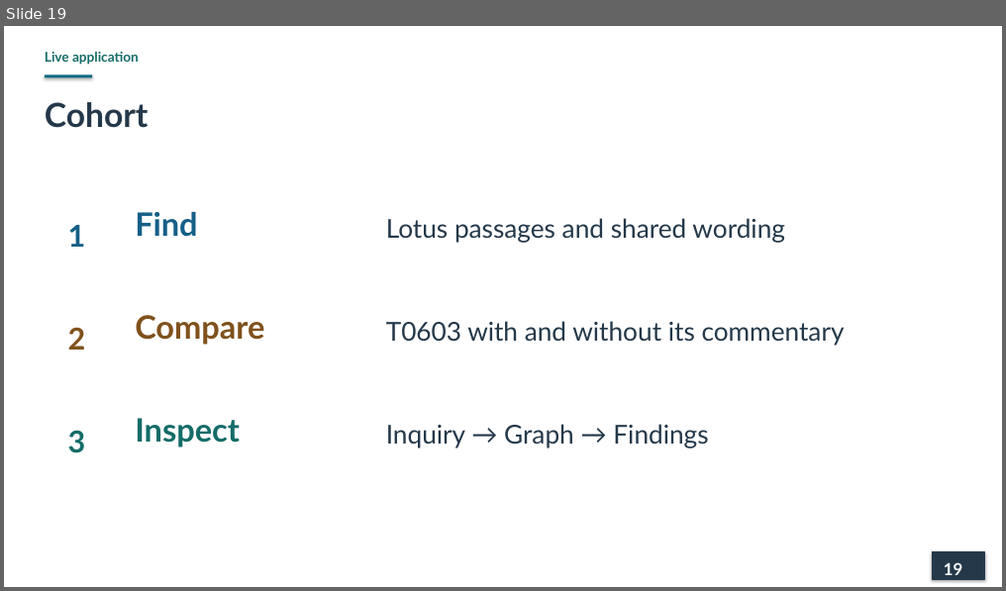
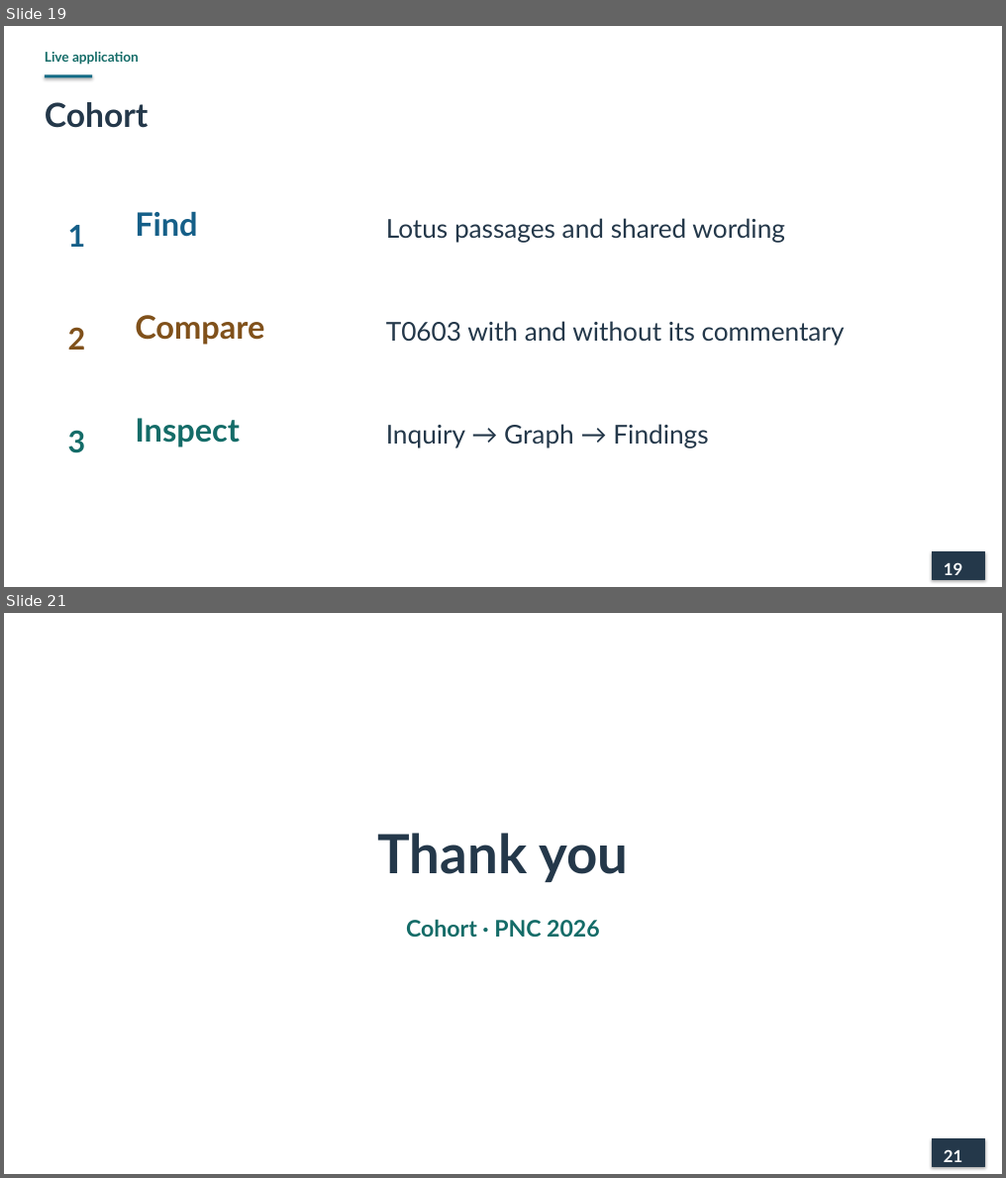
Before and after one commit to lopentu/cohort, a slide deck: docs/presentation/cohort-pnc-2026-main.pptx. Shown one above the other, each under a label of ours: slide 19 before the commit, slides 19 and 21 after it; the slides between them are not shown. The pictures are 1006x591 and 1006x1178 pixels, drawn with LibreOffice and Linux fonts; fonts in the diff are those of the drawing. Boxes give left, top, right and bottom in pixels: in the first picture for what was removed or moved away, otherwise in the second. Text is boxed around its words. In the diff, an @@ line names an element or a change of style, - is before the commit and + after.

Commit message:
Clarify observed limits and add closing thank-you slide

```diff
--- a/docs/presentation/cohort-pnc-2026-main.pptx
+++ b/docs/presentation/cohort-pnc-2026-main.pptx
@@ slide 21 added at [4,613,1002,1174], background #FFFFFF @@
@@ text added at [378,833,628,882], 52 pt, text #24384A, bold @@
+Thank you
@@ text added at [406,919,600,937], 22 pt, text #146C68, bold @@
+Cohort · PNC 2026
@@ rectangle added at [933,1140,985,1166], fill #24384A, outline #24384A 1 pt @@
@@ text added at [944,1150,962,1162], 16 pt, text #FFFFFF, bold @@
+21
```
Also in this commit, not shown: 1 slide changed.
